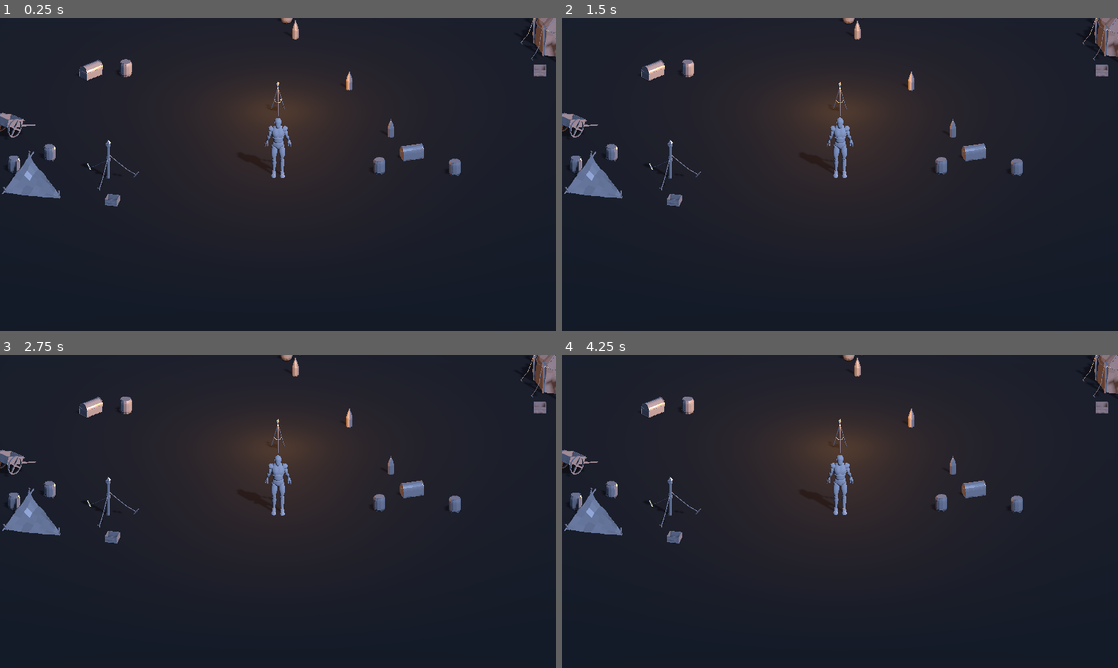
Above: before the commit, frames 1-4 (two rows, left to right).
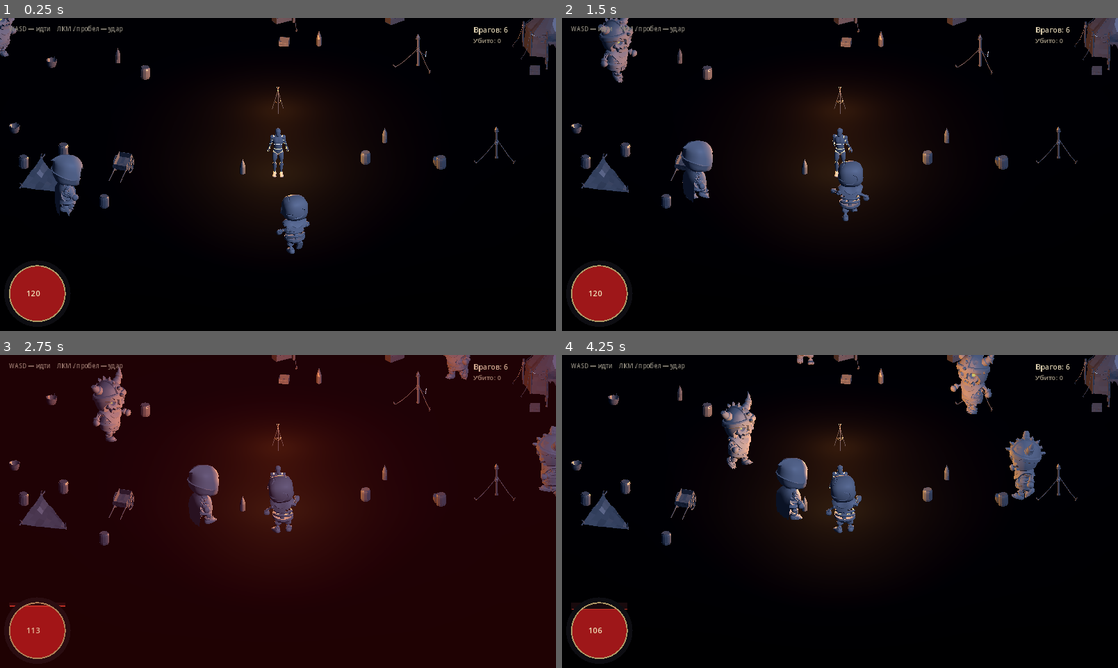
Above: after the commit, the same moments.

Repository: crucian1812-a11y/new2
Game: Godot game, scene res://scenes/main.tscn
Same seed, same stepped clock (60 frames per second), same inputs: the game is played once before the commit and once after it.
Inputs (mouse positions are in pixels of both pictures, inside the frame that each line leads up to):
- Up to frame 1 (0.25 s): no input
- Up to frame 2 (1.5 s): move the mouse to (962, 158) at 0.52 s; click (962, 158) at 0.67 s; move the mouse to (728, 190) at 1.27 s; click (728, 190) at 1.42 s
- Up to frame 3 (2.75 s): move the mouse to (333, 442) at 2.02 s; click (333, 442) at 2.17 s
- Up to frame 4 (4.25 s): move the mouse to (812, 574) at 2.77 s; click (812, 574) at 2.92 s; move the mouse to (1006, 558) at 3.52 s; click (1006, 558) at 3.67 s

The runs differ from the first frame. In frame 1, 99% of the frame differs, in the area x 0-100%, y 0-100%; in frame 2, 99%; in frame 3, 99%; in frame 4, 99%.

Commit message:
Make it a fight: enemies, a weapon, damage, death and a globe
The camp had a man walking around in it. Now it is a game, in miniature: six
skeletons close in, he swings a demonic axe at them, they hit back, both sides
die, coins drop and a health globe empties.

The enemies are not from the uploaded packs, and they had to come from
somewhere: those packs contain **no enemy model and no animation of any kind**.
So the skeletons are KayKit's, CC0, from the author's GitHub mirror, with the
licence sitting beside them. They ship idle, walk, chop, hit and three deaths,
which is why they run off an AnimationPlayer while the player — on the
un-animated dummy — is posed entirely in code.

That split is the interesting part. The player's swing is the JavaScript
build's `swingCurve` carried over: the curve is sampled twice, once for the
shoulders and once a tenth earlier for the hips, so the blow travels up through
the body instead of being waved, and the recovery overshoots the mark and comes
back. The blow itself lands part-way through the arc rather than on the
keypress, on anything inside reach and in front — a dot product against the
facing, not a radius.

Diablo's world is dark and what you see is what your own torch reaches, so
that is the lighting: a cold weak moon, heavy fog, and two warm flickering
sources — the bonfire, and a torch the player carries with him. Both flicker on
two beats at different rates, the same trick the Canvas campfire uses, so the
light never repeats on a count the eye can pick up.

Two things were wrong in the first run and are fixed here. The scene was too
dark to read at all. And the health globe's fill was built as a polygon clipped
to the waterline, which was correct in the arithmetic and drew a red square —
it fills the whole globe now and takes the empty part back off the top.

`scripts/smoke.gd` is how any of this was seen: there is no GPU in this
container, so it drives a fight under Xvfb on Mesa's software rasteriser and
writes four frames. It prints ALLDONE if it reached the end.

Still not ported: the five acts, twelve skills, thirteen boss abilities, real
loot with affixes, saves. There is no web export, so this branch deploys
nowhere. And the KayKit skeletons are chunky where Diablo II is gaunt — that
mismatch is the main thing between this and the reference.

Co-Authored-By: Claude Opus 5 <noreply@anthropic.com>
Claude-Session: https://claude.ai/code/session_01SY1DcEQWeQVw2XpDykX366

Diff:
--- /dev/null
+++ b/godot/scripts/enemy.gd
@@ -0,0 +1,124 @@
+extends CharacterBody3D
+class_name Enemy
+
+## A KayKit skeleton. Unlike the uploaded character dummy these ship with a
+## real animation library — idle, walk, a chop, a hit reaction and three
+## deaths — so this one is driven by an AnimationPlayer rather than posed in
+## code, and the clip names are looked up by substring because packs rename.
+
+signal died(where: Vector3)
+
+@export var max_hp := 30.0
+@export var speed := 2.1
+@export var damage := 7.0
+@export var attack_range := 1.9
+@export var attack_cd := 1.5
+
+var hp := 0.0
+var anim: AnimationPlayer
+var target: Node3D
+var cd := 0.0
+var state := "idle"
+var hit_timer := 0.0
+
+func _ready() -> void:
+	hp = max_hp
+	anim = _find_anim(self)
+	_hide_probes(self)
+	_play("Idle")
+
+func _find_anim(n: Node) -> AnimationPlayer:
+	if n is AnimationPlayer:
+		return n
+	for c in n.get_children():
+		var r := _find_anim(c)
+		if r != null:
+			return r
+	return null
+
+func _hide_probes(n: Node) -> void:
+	# The sample scenes ship a two-unit Icosphere light probe that renders as a
+	# grey dome swallowing the character.
+	if n is MeshInstance3D and not n.name.begins_with("Skeleton_"):
+		(n as MeshInstance3D).visible = false
+	for c in n.get_children():
+		_hide_probes(c)
+
+func _clip(want: String) -> String:
+	if anim == null:
+		return ""
+	for a in anim.get_animation_list():
+		if want.to_lower() in a.to_lower():
+			return a
+	return ""
+
+func _play(want: String, loop := true) -> void:
+	var c := _clip(want)
+	if c == "" or anim == null:
+		return
+	if anim.current_animation == c:
+		return
+	var res := anim.get_animation(c)
+	if res != null:
+		res.loop_mode = Animation.LOOP_LINEAR if loop else Animation.LOOP_NONE
+	anim.play(c)
+
+func hurt(amount: float, from: Vector3) -> void:
+	if state == "dead":
+		return
+	hp -= amount
+	if hp <= 0.0:
+		state = "dead"
+		_play("Death_A", false)
+		died.emit(global_position)
+		set_physics_process(false)
+		for c in get_children():
+			if c is CollisionShape3D:
+				(c as CollisionShape3D).set_deferred("disabled", true)
+		get_tree().create_timer(6.0).timeout.connect(queue_free)
+		return
+	state = "hit"
+	hit_timer = 0.45
+	_play("Hit_A", false)
+	# Knocked back a step, the way a blow should move something.
+	var away := (global_position - from)
+	away.y = 0
+	if away.length() > 0.01:
+		global_position += away.normalized() * 0.35
+
+func _physics_process(delta: float) -> void:
+	if state == "dead":
+		return
+	cd = maxf(0.0, cd - delta)
+	if hit_timer > 0.0:
+		hit_timer -= delta
+		return
+	if not is_instance_valid(target):
+		_play("Idle")
+		return
+
+	var to := target.global_position - global_position
+	to.y = 0.0
+	var dist := to.length()
+	if dist > attack_range:
+		var dir := to.normalized()
+		velocity = Vector3(dir.x * speed, 0, dir.z * speed)
+		move_and_slide()
+		rotation.y = lerp_angle(rotation.y, atan2(dir.x, dir.z), clampf(delta * 8.0, 0, 1))
+		_play("Walking_A" if _clip("Walking_A") != "" else "Walk")
+		state = "chase"
+	else:
+		velocity = Vector3.ZERO
+		rotation.y = lerp_angle(rotation.y, atan2(to.x, to.z), clampf(delta * 8.0, 0, 1))
+		if cd <= 0.0:
+			cd = attack_cd
+			state = "attack"
+			_play("1H_Melee_Attack_Chop", false)
+			# The blow lands part-way through the swing, not on the keypress.
+			await get_tree().create_timer(0.35).timeout
+			if state != "dead" and is_instance_valid(target) \
+					and global_position.distance_to(target.global_position) <= attack_range + 0.5:
+				if target.has_method("hurt"):
+					target.hurt(damage, global_position)
+		elif state != "attack":
+			_play("Idle")
--- a/godot/scripts/game.gd
+++ b/godot/scripts/game.gd
@@ -1,27 +1,32 @@
 extends Node3D
 
-## Builds the camp in code rather than by hand-authoring a scene.
+## The camp, the fight, and the light.
 ##
-## Same reason the JavaScript build scatters its props from a seeded RNG: a
-## level laid out by hand is a level that cannot be re-rolled, and every prop
-## placed by hand is a prop somebody has to place again when the art changes.
+## Built in code from a seeded RNG for the same reason the JavaScript build
+## scatters its props that way: a level laid out by hand cannot be re-rolled,
+## and every prop placed by hand has to be placed again when the art changes.
 
 const CAMP := "res://assets/camp/Models/%s.gltf"
+const ENEMY := "res://assets/enemies/Skeleton_%s.glb"
+const AXE := "res://assets/weapons/axe/demonicaxegodot.glb"
 const FX_AREA := "res://assets/BinbunVFX_Vol2/DarkMagicFX/effects/area/vfx_evil_area_01.tscn"
 const PLAYER_MESH := "res://assets/character/HumanCharacterDummy_M.fbx"
 
-# name, count, radius band, scale
 const SCATTER := [
-	["Tent_01", 2, 7.0, 11.0], ["Tent_03", 2, 8.0, 12.0],
-	["Barrel_01", 5, 4.0, 10.0], ["Box_01", 4, 4.0, 9.0],
-	["Broken_Barrel_01", 2, 5.0, 10.0], ["Chest_01", 2, 3.5, 8.0],
-	["Cart", 1, 6.0, 9.0], ["BigCart", 1, 9.0, 12.0],
-	["Pillar_01", 4, 6.0, 13.0], ["Bottle_01", 3, 2.5, 6.0],
+	["Tent_01", 2, 8.0, 13.0], ["Tent_03", 2, 9.0, 14.0],
+	["Barrel_01", 6, 4.0, 12.0], ["Box_01", 5, 4.0, 11.0],
+	["Broken_Barrel_01", 3, 5.0, 12.0], ["Chest_01", 2, 3.5, 9.0],
+	["Cart", 1, 7.0, 10.0], ["BigCart", 1, 10.0, 13.0],
+	["Pillar_01", 5, 6.0, 14.0], ["Bottle_01", 4, 2.5, 7.0],
 ]
-
-var player: CharacterBody3D
+const WAVE := ["Warrior", "Minion", "Rogue", "Warrior", "Minion", "Warrior"]
+
+var player: Player
+var hud: HUD
+var enemies: Array = []
 var rng := RandomNumberGenerator.new()
 var fx_scene: PackedScene
+var kills := 0
 
 func _ready() -> void:
 	rng.seed = 20260820
@@ -31,58 +36,66 @@
 	_bonfire()
 	_spawn_player()
 	_camera()
+	_hud()
 	fx_scene = load(FX_AREA)
+	for i in WAVE.size():
+		_spawn_enemy(WAVE[i], i)
+	_refresh_counts()
+	if "--shot" in OS.get_cmdline_user_args():
+		add_child(preload("res://scripts/smoke.gd").new())
 
 func _ground() -> void:
-	var ground := StaticBody3D.new()
+	var body := StaticBody3D.new()
 	var mesh := MeshInstance3D.new()
 	var plane := PlaneMesh.new()
-	plane.size = Vector2(60, 60)
+	plane.size = Vector2(80, 80)
 	mesh.mesh = plane
 	var mat := StandardMaterial3D.new()
-	mat.albedo_color = Color(0.13, 0.14, 0.12)
+	mat.albedo_color = Color(0.10, 0.11, 0.10)
 	mat.roughness = 1.0
 	mesh.material_override = mat
-	ground.add_child(mesh)
+	body.add_child(mesh)
 	var col := CollisionShape3D.new()
 	var box := BoxShape3D.new()
-	box.size = Vector3(60, 0.4, 60)
+	box.size = Vector3(80, 0.4, 80)
 	col.shape = box
 	col.position.y = -0.2
-	ground.add_child(col)
-	add_child(ground)
+	body.add_child(col)
+	add_child(body)
 
 func _light() -> void:
-	# Cold moon from the upper left, the way the old renderer lit everything.
+	# Cold moon, and almost nothing else. Diablo's world is dark and what you
+	# can see is what your own torch reaches.
 	var moon := DirectionalLight3D.new()
-	moon.rotation_degrees = Vector3(-42, 38, 0)
+	moon.rotation_degrees = Vector3(-40, 38, 0)
 	moon.light_energy = 0.55
-	moon.light_color = Color(0.68, 0.76, 0.95)
-	moon.shadow_enabled = true
+	moon.light_color = Color(0.58, 0.68, 0.92)
+	moon.shadow_enabled = false
 	add_child(moon)
 	var env := WorldEnvironment.new()
 	var e := Environment.new()
 	e.background_mode = Environment.BG_COLOR
-	e.background_color = Color(0.04, 0.05, 0.08)
+	e.background_color = Color(0.03, 0.035, 0.055)
 	e.ambient_light_source = Environment.AMBIENT_SOURCE_COLOR
 	e.ambient_light_color = Color(0.20, 0.24, 0.34)
-	e.ambient_light_energy = 0.5
+	e.ambient_light_energy = 0.62
 	e.fog_enabled = true
-	e.fog_light_color = Color(0.09, 0.11, 0.16)
-	e.fog_density = 0.012
+	e.fog_light_color = Color(0.06, 0.075, 0.11)
+	e.fog_density = 0.018
+	e.adjustment_enabled = true
+	e.adjustment_contrast = 1.18
+	e.adjustment_saturation = 0.88
 	env.environment = e
 	add_child(env)
 
-func _load_prop(name: String) -> Node3D:
+func _prop(name: String) -> Node3D:
 	var ps := load(CAMP % name)
-	if ps == null:
-		return null
-	return (ps as PackedScene).instantiate()
+	return (ps as PackedScene).instantiate() if ps != null else null
 
 func _scatter() -> void:
 	for row in SCATTER:
 		for i in range(row[1]):
-			var n := _load_prop(row[0])
+			var n := _prop(row[0])
 			if n == null:
 				continue
 			var a := rng.randf() * TAU
@@ -92,21 +105,19 @@
 			add_child(n)
 
 func _bonfire() -> void:
-	var fire := _load_prop("Bonfire_01")
+	var fire := _prop("Bonfire_01")
 	if fire != null:
 		add_child(fire)
-	# The fire is the one warm thing in the scene, same as the title screen.
 	var glow := OmniLight3D.new()
 	glow.position = Vector3(0, 1.1, 0)
-	glow.light_color = Color(1.0, 0.62, 0.26)
-	glow.light_energy = 4.0
-	glow.omni_range = 14.0
-	glow.shadow_enabled = false
+	glow.light_color = Color(1.0, 0.60, 0.24)
+	glow.light_energy = 5.0
+	glow.omni_range = 16.0
 	glow.set_script(preload("res://scripts/flicker.gd"))
 	add_child(glow)
 
 func _spawn_player() -> void:
-	player = CharacterBody3D.new()
+	player = Player.new()
 	player.name = "Player"
 	var body := load(PLAYER_MESH)
 	if body != null:
@@ -118,31 +129,98 @@
 	col.shape = cap
 	col.position.y = 0.85
 	player.add_child(col)
-	player.position = Vector3(0, 0.1, 4.0)
-	player.set_script(preload("res://scripts/player.gd"))
+	player.position = Vector3(0, 0.2, 5.0)
 	add_child(player)
-
-func _findskel(n: Node) -> Skeleton3D:
-	if n is Skeleton3D: return n
-	for c in n.get_children():
-		var r := _findskel(c)
-		if r: return r
-	return null
+	# A torch of his own, so he carries his light with him.
+	var torch := OmniLight3D.new()
+	torch.position = Vector3(0, 1.5, 0)
+	torch.light_color = Color(1.0, 0.72, 0.40)
+	torch.light_energy = 4.2
+	torch.omni_range = 14.0
+	torch.set_script(preload("res://scripts/flicker.gd"))
+	player.add_child(torch)
+	_give_axe()
+
+func _give_axe() -> void:
+	var res := load(AXE)
+	if res == null or player.rig == null or not player.rig.idx.has("propR"):
+		return
+	var att := BoneAttachment3D.new()
+	att.bone_idx = player.rig.idx["propR"]
+	player.rig.skel.add_child(att)
+	var axe := (res as PackedScene).instantiate()
+	axe.scale = Vector3(0.9, 0.9, 0.9)
+	att.add_child(axe)
+
+func _spawn_enemy(kind: String, i: int) -> void:
+	var res := load(ENEMY % kind)
+	if res == null:
+		return
+	var e := Enemy.new()
+	e.add_child((res as PackedScene).instantiate())
+	var col := CollisionShape3D.new()
+	var cap := CapsuleShape3D.new()
+	cap.height = 1.6
+	cap.radius = 0.34
+	col.shape = cap
+	col.position.y = 0.8
+	e.add_child(col)
+	var a := (float(i) / WAVE.size()) * TAU + rng.randf() * 0.5
+	var r := rng.randf_range(11.0, 16.0)
+	e.position = Vector3(cos(a) * r, 0.2, sin(a) * r)
+	e.target = player
+	e.died.connect(_on_enemy_died)
+	add_child(e)
+	enemies.append(e)
+
+func _on_enemy_died(where: Vector3) -> void:
+	kills += 1
+	_refresh_counts()
+	# Something to show for it: a coin on the ground where it fell.
+	var coin := MeshInstance3D.new()
+	var cyl := CylinderMesh.new()
+	cyl.top_radius = 0.14
+	cyl.bottom_radius = 0.14
+	cyl.height = 0.03
+	coin.mesh = cyl
+	var m := StandardMaterial3D.new()
+	m.albedo_color = Color(0.95, 0.74, 0.28)
+	m.emission_enabled = true
+	m.emission = Color(0.7, 0.5, 0.15)
+	m.emission_energy_multiplier = 0.9
+	coin.material_override = m
+	coin.position = where + Vector3(0, 0.06, 0)
+	coin.rotation.x = PI / 2.4
+	add_child(coin)
+
+func _refresh_counts() -> void:
+	var alive := 0
+	for e in enemies:
+		if is_instance_valid(e) and e.state != "dead":
+			alive += 1
+	if hud != null:
+		hud.set_counts(kills, alive)
 
 func _camera() -> void:
 	var cam := IsoCamera.new()
 	cam.target = player
-	cam.view_height = 9.0
+	cam.view_height = 11.0
 	add_child(cam)
 
+func _hud() -> void:
+	hud = HUD.new()
+	add_child(hud)
+	player.health_changed.connect(hud.set_health)
+	player.died.connect(func() -> void: hud.dead = true)
+	hud.set_health(player.hp, player.max_hp)
+
 func _unhandled_input(e: InputEvent) -> void:
-	if e.is_action_pressed("cast") and fx_scene != null and player != null:
-		var fx := fx_scene.instantiate()
-		add_child(fx)
-		(fx as Node3D).global_position = player.global_position + player.global_transform.basis.z * -2.5
-		_expire(fx, 4.0)
-
-func _expire(node: Node, secs: float) -> void:
-	await get_tree().create_timer(secs).timeout
-	if is_instance_valid(node):
-		node.queue_free()
+	if player == null or player.dead:
+		return
+	if e.is_action_pressed("cast") or (e is InputEventMouseButton and e.pressed \
+			and (e as InputEventMouseButton).button_index == MOUSE_BUTTON_LEFT):
+		player.try_attack(enemies)
+		_refresh_counts()
+
+func _process(_d: float) -> void:
+	_refresh_counts()
--- /dev/null
+++ b/godot/scripts/hud.gd
@@ -0,0 +1,78 @@
+extends CanvasLayer
+class_name HUD
+
+## Health, an enemy count, and the damage flash. Drawn rather than assembled
+## out of plates: the Foozle set is a bright cartoon UI and this game is pitched
+## dark, so its frame is used for the border and the globe itself is painted.
+
+var hp := 1.0
+var hp_max := 1.0
+var kills := 0
+var remaining := 0
+var flash := 0.0
+var dead := false
+var panel: Control
+
+func _ready() -> void:
+	panel = Control.new()
+	panel.set_anchors_preset(Control.PRESET_FULL_RECT)
+	panel.mouse_filter = Control.MOUSE_FILTER_IGNORE
+	panel.draw.connect(_draw_hud)
+	add_child(panel)
+
+func set_health(cur: float, maxv: float) -> void:
+	if maxv > 0.0 and cur < hp * hp_max:
+		flash = 0.35
+	hp = cur / maxv if maxv > 0.0 else 0.0
+	hp_max = maxv
+	panel.queue_redraw()
+
+func set_counts(k: int, r: int) -> void:
+	kills = k
+	remaining = r
+	panel.queue_redraw()
+
+func _process(delta: float) -> void:
+	if flash > 0.0:
+		flash = maxf(0.0, flash - delta)
+		panel.queue_redraw()
+
+func _draw_hud() -> void:
+	var vp := panel.get_viewport_rect().size
+	var r := minf(64.0, vp.y * 0.11)
+	var c := Vector2(r + 22.0, vp.y - r - 22.0)
+
+	# The globe: a dark well with blood standing in it to the level of health.
+	panel.draw_circle(c, r + 4.0, Color(0.05, 0.05, 0.07, 0.9))
+	panel.draw_circle(c, r, Color(0.10, 0.04, 0.05))
+	# Blood standing in the well: fill the whole globe, then take the empty part
+	# back off the top. Building the waterline as a polygon looked right in the
+	# arithmetic and drew a square.
+	var fill := clampf(hp, 0.0, 1.0)
+	panel.draw_circle(c, r, Color(0.62, 0.09, 0.10))
+	var top := c.y + r - 2.0 * r * fill
+	if fill < 1.0:
+		panel.draw_rect(Rect2(c.x - r - 1.0, c.y - r - 1.0, r * 2.0 + 2.0, top - (c.y - r) + 1.0),
+			Color(0.10, 0.04, 0.05))
+	if fill > 0.02 and fill < 1.0:
+		panel.draw_line(Vector2(c.x - r, top), Vector2(c.x + r, top), Color(0.85, 0.24, 0.18, 0.85), 2.0)
+	# Mask the corners the rectangle just squared off.
+	panel.draw_arc(c, r + 6.0, 0, TAU, 48, Color(0.05, 0.05, 0.07), 13.0)
+	panel.draw_arc(c, r, 0, TAU, 40, Color(0.69, 0.60, 0.40), 3.0)
+
+	var f := ThemeDB.fallback_font
+	panel.draw_string(f, c + Vector2(-26, 6), "%d" % roundi(hp * hp_max),
+		HORIZONTAL_ALIGNMENT_LEFT, -1, 18, Color(0.94, 0.88, 0.72))
+	panel.draw_string(f, Vector2(vp.x - 190, 34), "Врагов: %d" % remaining,
+		HORIZONTAL_ALIGNMENT_LEFT, -1, 17, Color(0.85, 0.80, 0.68))
+	panel.draw_string(f, Vector2(vp.x - 190, 58), "Убито: %d" % kills,
+		HORIZONTAL_ALIGNMENT_LEFT, -1, 15, Color(0.62, 0.58, 0.50))
+	panel.draw_string(f, Vector2(20, 30), "WASD — идти    ЛКМ / пробел — удар",
+		HORIZONTAL_ALIGNMENT_LEFT, -1, 14, Color(0.55, 0.53, 0.48))
+
+	if flash > 0.0:
+		panel.draw_rect(Rect2(Vector2.ZERO, vp), Color(0.7, 0.05, 0.05, flash * 0.5))
+	if dead:
+		panel.draw_rect(Rect2(Vector2.ZERO, vp), Color(0.0, 0.0, 0.0, 0.6))
+		panel.draw_string(f, Vector2(vp.x * 0.5 - 90, vp.y * 0.5), "ТЫ ПАЛ",
+			HORIZONTAL_ALIGNMENT_LEFT, -1, 34, Color(0.75, 0.14, 0.12))
--- a/godot/scripts/player.gd
+++ b/godot/scripts/player.gd
@@ -1,26 +1,39 @@
 extends CharacterBody3D
 class_name Player
 
-## Movement, and the phase the walk cycle is driven by.
+## Movement, the walk phase, and a swing.
 ##
-## The phase is advanced by distance actually covered — not by a timer — so
-## that whatever the frame rate or the speed, one stride of the cycle is one
-## stride across the ground.
+## The uploaded dummy ships no animation at all, so everything here is posed in
+## code — the same bargain the JavaScript build made, and the reason its walk
+## never skated: `phase` advances by distance covered, not by a clock.
 
-@export var speed := 3.4
-@export var turn_rate := 9.0
+signal health_changed(cur: float, maxv: float)
+signal died()
+
+@export var speed := 3.6
+@export var turn_rate := 10.0
+@export var max_hp := 120.0
+@export var damage := 18.0
+@export var attack_range := 2.3
+@export var attack_time := 0.55
 
 var rig: Rig
 var phase := 0.0
 var gait := 0.0
 var t := 0.0
+var hp := 0.0
+var swing := -1.0            ## -1 idle, otherwise 0..1 through the blow
+var hurt_flash := 0.0
+var dead := false
 
 func _ready() -> void:
+	hp = max_hp
 	rig = Rig.new()
 	add_child(rig)
 	var skel := _find_skeleton(self)
 	if skel == null or not rig.setup(skel):
-		push_warning("player: no usable skeleton found")
+		push_warning("player: no usable skeleton")
+	health_changed.emit(hp, max_hp)
 
 func _find_skeleton(n: Node) -> Skeleton3D:
 	if n is Skeleton3D:
@@ -31,18 +44,42 @@
 			return r
 	return null
 
+func hurt(amount: float, _from: Vector3) -> void:
+	if dead:
+		return
+	hp = maxf(0.0, hp - amount)
+	hurt_flash = 0.25
+	health_changed.emit(hp, max_hp)
+	if hp <= 0.0:
+		dead = true
+		died.emit()
+
 func _physics_process(delta: float) -> void:
 	t += delta
+	if hurt_flash > 0.0:
+		hurt_flash -= delta
+	if dead:
+		if rig != null:
+			rig.pose_dead(minf(1.0, (t - 0.0)))
+		return
+
+	if swing >= 0.0:
+		swing += delta / attack_time
+		if swing >= 1.0:
+			swing = -1.0
+
 	var input := Vector2(
 		Input.get_action_strength("move_right") - Input.get_action_strength("move_left"),
-		Input.get_action_strength("move_down") - Input.get_action_strength("move_up")
-	)
+		Input.get_action_strength("move_down") - Input.get_action_strength("move_up"))
 	var wish := Vector3(input.x, 0, input.y)
 	if wish.length() > 1.0:
 		wish = wish.normalized()
+	# A body committed to a blow does not stroll through it.
+	if swing >= 0.0:
+		wish *= 0.25
 
 	var before := global_position
-	velocity = Vector3(wish.x * speed, velocity.y - 9.8 * delta, wish.z * speed)
+	velocity = Vector3(wish.x * speed, velocity.y - 12.0 * delta, wish.z * speed)
 	if is_on_floor():
 		velocity.y = 0.0
 	move_and_slide()
@@ -50,11 +87,31 @@
 	var moved := Vector2(global_position.x - before.x, global_position.z - before.z).length()
 	if rig != null and rig.stride > 0.0:
 		phase = fposmod(phase + (moved / rig.stride) * TAU, TAU)
-	gait = lerpf(gait, clampf(moved / maxf(0.0001, speed * delta), 0.0, 1.0), clampf(delta * 10.0, 0, 1))
+	var want_gait := clampf(moved / maxf(0.0001, speed * delta), 0.0, 1.0)
+	gait = lerpf(gait, want_gait, clampf(delta * 10.0, 0, 1))
 
 	if wish.length() > 0.01:
-		var want := atan2(wish.x, wish.z)
-		rotation.y = lerp_angle(rotation.y, want, clampf(turn_rate * delta, 0.0, 1.0))
+		rotation.y = lerp_angle(rotation.y, atan2(wish.x, wish.z), clampf(turn_rate * delta, 0, 1))
 
 	if rig != null:
 		rig.pose(phase, gait, t)
+		if swing >= 0.0:
+			rig.pose_swing(swing)
+
+func try_attack(enemies: Array) -> void:
+	if dead or swing >= 0.0:
+		return
+	swing = 0.0
+	await get_tree().create_timer(attack_time * 0.45).timeout
+	# The blow lands mid-arc. Everything in front of him inside reach takes it.
+	for e in enemies:
+		if not is_instance_valid(e) or e.state == "dead":
+			continue
+		var to: Vector3 = e.global_position - global_position
+		to.y = 0
+		if to.length() > attack_range:
+			continue
+		var facing := -global_transform.basis.z
+		if facing.dot(to.normalized()) < 0.25:
+			continue
+		e.hurt(damage, global_position)
--- a/godot/scripts/rig.gd
+++ b/godot/scripts/rig.gd
@@ -105,3 +105,44 @@
 	_bend("spine", sin(phase) * 0.05 * gait, Vector3(0, 1, 0))
 	_bend("chest", -sin(phase) * 0.09 * gait, Vector3(0, 1, 0))
 	_bend("head", sin(phase) * 0.04 * gait, Vector3(0, 1, 0))
+
+
+## A swing, sampled twice.
+##
+## A blow starts at the ground and goes up through the hips, across the
+## shoulders and out along the arm last of all, and each link peaks a moment
+## after the one below it. That lag is the whole reason a strike reads as
+## carrying force rather than being waved, so the curve is sampled once for the
+## shoulders and once slightly earlier for the pelvis.
+func _swing_curve(k: float, back: float, through: float) -> float:
+	if k < 0.35:
+		return back * (k / 0.35)
+	if k < 0.55:
+		var e := (k - 0.35) / 0.2
+		return lerp(back, through, e * e * (3.0 - 2.0 * e))
+	var e2 := (k - 0.55) / 0.45
+	# Past the mark, then back to it: a body that has thrown its weight one way
+	# cannot stop dead on it.
+	return through * ((1.0 - e2) - 0.2 * sin(PI * e2))
+
+func pose_swing(k: float) -> void:
+	if skel == null:
+		return
+	k = clampf(k, 0.0, 1.0)
+	var shoulder := _swing_curve(k, -0.9, 1.5)
+	var hips := _swing_curve(minf(1.0, k + 0.1), -0.5, 0.8)
+	_bend("armR", shoulder)
+	_bend("foreR", -absf(shoulder) * 0.35 - 0.2)
+	_bend("chest", hips * 0.5, Vector3(0, 1, 0))
+	_bend("spine", hips * 0.3, Vector3(0, 1, 0))
+
+func pose_dead(k: float) -> void:
+	if skel == null:
+		return
+	k = clampf(k, 0.0, 1.0)
+	_bend("spine", k * 1.2)
+	_bend("chest", k * 0.5)
+	_bend("thighL", -k * 0.9)
+	_bend("thighR", -k * 0.7)
+	_bend("shinL", k * 1.2)
+	_bend("shinR", k * 1.0)
--- /dev/null
+++ b/godot/scripts/smoke.gd
@@ -0,0 +1,29 @@
+extends Node
+## A smoke test that can fail.
+##
+## Walks the player into the skeletons, swings on a timer and writes four
+## frames. It is the only way to see this build at all on a machine with no
+## GPU, and it is how every screenshot of it so far was taken:
+##
+##   xvfb-run -a LIBGL_ALWAYS_SOFTWARE=1 godot --path godot \
+##     --rendering-driver opengl3 --resolution 900x506 -- --shot
+var t := 0.0
+var i := 0
+var shots := [[1.5, "camp"], [4.0, "approach"], [6.5, "fight"], [9.0, "after"]]
+func _process(d: float) -> void:
+	t += d
+	var g := get_parent()
+	if t > 1.6 and t < 5.0:
+		Input.action_press("move_up")
+	elif t >= 5.0:
+		Input.action_release("move_up")
+	if t > 5.2 and fmod(t, 0.8) < d and g.player != null:
+		g.player.try_attack(g.enemies)
+	if i < shots.size() and t >= shots[i][0]:
+		await RenderingServer.frame_post_draw
+		get_viewport().get_texture().get_image().save_png("/tmp/shots/g2-%s.png" % shots[i][1])
+		print("SHOT ", shots[i][1])
+		i += 1
+	if i >= shots.size() and t > 9.6:
+		print("ALLDONE")
+		get_tree().quit()
Not shown, added: godot/assets/enemies/LICENSE-KayKit.txt
Binary file added: godot/assets/enemies/Skeleton_Mage.glb
Not shown, added: godot/assets/enemies/Skeleton_Mage.glb.import
Not shown, added: godot/assets/enemies/Skeleton_Mage_skeleton_texture.png.import
Binary file added: godot/assets/enemies/Skeleton_Minion.glb
Not shown, added: godot/assets/enemies/Skeleton_Minion.glb.import
Not shown, added: godot/assets/enemies/Skeleton_Minion_skeleton_texture.png.import
Binary file added: godot/assets/enemies/Skeleton_Rogue.glb
Not shown, added: godot/assets/enemies/Skeleton_Rogue.glb.import
Not shown, added: godot/assets/enemies/Skeleton_Rogue_skeleton_texture.png.import
Binary file added: godot/assets/enemies/Skeleton_Warrior.glb
Not shown, added: godot/assets/enemies/Skeleton_Warrior.glb.import
(and 3 more such lines)
